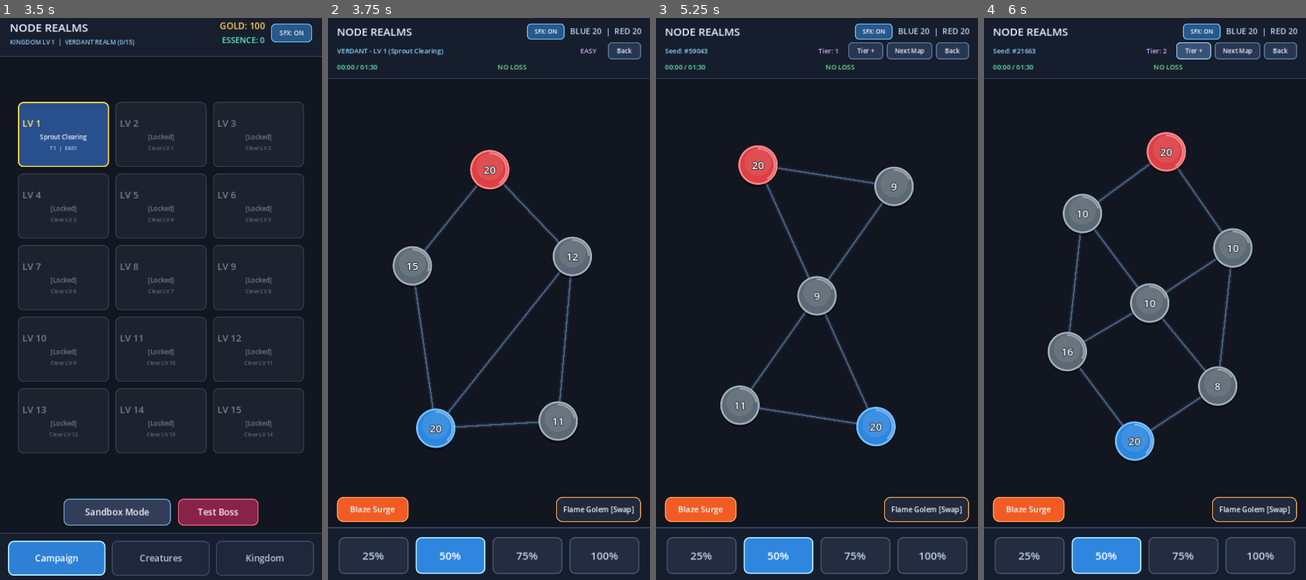
Above: before the commit, frames 1-4 (left to right).
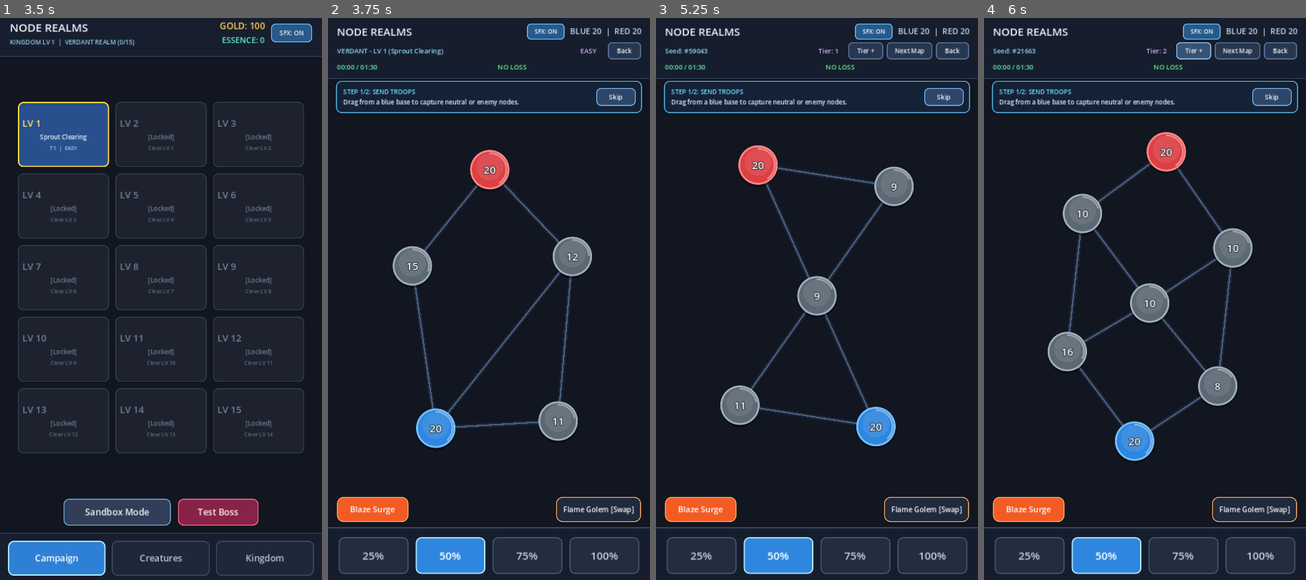
Above: after the commit, the same moments.

Repository: bohoa96tb/NodeRealms
Game: Godot game, scene res://scenes/MainHubScene.tscn
Same seed, same stepped clock (60 frames per second), same inputs: the game is played once before the commit and once after it.
Inputs (mouse positions are in pixels of both pictures, inside the frame that each line leads up to):
- Up to frame 1 (3.5 s): click "Campaign" at 0.5 s; click "Campaign" at 1.25 s; click "SFX: ON" at 2 s; click "SFX: OFF" at 2.75 s
- Up to frame 2 (3.75 s): click (392, 136) at 3.5 s
- Up to frame 3 (5.25 s): click "Back" at 4.25 s; click "Sandbox Mode" at 5 s
- Up to frame 4 (6 s): click "Tier +" at 5.75 s

Frame 1 is identical in both runs. In frame 2, 1.4% of the frame differs, in the area x 2-98%, y 11-17%; in frame 3, 1.4%; in frame 4, 1.4%.

Commit message:
feat(onboarding): add skippable first-match tutorial hints

Diff:
--- a/scenes/BattleScene.tscn
+++ b/scenes/BattleScene.tscn
@@ -76,6 +76,30 @@
 corner_radius_bottom_right = 12
 corner_radius_bottom_left = 12
 
+[sub_resource type="StyleBoxFlat" id="StyleBoxFlat_tutorial_panel"]
+bg_color = Color(0.08, 0.14, 0.23, 0.92)
+border_width_left = 2
+border_width_top = 2
+border_width_right = 2
+border_width_bottom = 2
+border_color = Color(0.36, 0.78, 0.98, 0.92)
+corner_radius_top_left = 12
+corner_radius_top_right = 12
+corner_radius_bottom_right = 12
+corner_radius_bottom_left = 12
+
+[sub_resource type="StyleBoxFlat" id="StyleBoxFlat_tutorial_skip"]
+bg_color = Color(0.18, 0.28, 0.42, 0.96)
+border_width_left = 2
+border_width_top = 2
+border_width_right = 2
+border_width_bottom = 2
+border_color = Color(0.5, 0.76, 0.96, 0.95)
+corner_radius_top_left = 10
+corner_radius_top_right = 10
+corner_radius_bottom_right = 10
+corner_radius_bottom_left = 10
+
 [node name="BattleScene" type="Node2D"]
 script = ExtResource("1_battle_manager")
 base_node_scene = ExtResource("3_base_node")
@@ -283,6 +307,68 @@
 horizontal_alignment = 1
 vertical_alignment = 1
 
+[node name="TutorialBanner" type="PanelContainer" parent="HUD/HUDRoot"]
+visible = false
+layout_mode = 1
+anchors_preset = 10
+anchor_right = 1.0
+offset_left = 18.0
+offset_top = 160.0
+offset_right = -18.0
+offset_bottom = 224.0
+grow_horizontal = 2
+mouse_filter = 2
+theme_override_styles/panel = SubResource("StyleBoxFlat_tutorial_panel")
+
+[node name="TutorialMargin" type="MarginContainer" parent="HUD/HUDRoot/TutorialBanner"]
+layout_mode = 2
+mouse_filter = 2
+theme_override_constants/margin_left = 14
+theme_override_constants/margin_top = 8
+theme_override_constants/margin_right = 12
+theme_override_constants/margin_bottom = 8
+
+[node name="TutorialRow" type="HBoxContainer" parent="HUD/HUDRoot/TutorialBanner/TutorialMargin"]
+layout_mode = 2
+mouse_filter = 2
+theme_override_constants/separation = 12
+alignment = 1
+
+[node name="TutorialVBox" type="VBoxContainer" parent="HUD/HUDRoot/TutorialBanner/TutorialMargin/TutorialRow"]
+layout_mode = 2
+size_flags_horizontal = 3
+mouse_filter = 2
+theme_override_constants/separation = 2
+alignment = 1
+
+[node name="TutorialTitleLabel" type="Label" parent="HUD/HUDRoot/TutorialBanner/TutorialMargin/TutorialRow/TutorialVBox"]
+layout_mode = 2
+mouse_filter = 2
+theme_override_colors/font_color = Color(0.45, 0.88, 1, 1)
+theme_override_font_sizes/font_size = 14
+text = "STEP 1/2: SEND TROOPS"
+
+[node name="TutorialBodyLabel" type="Label" parent="HUD/HUDRoot/TutorialBanner/TutorialMargin/TutorialRow/TutorialVBox"]
+layout_mode = 2
+mouse_filter = 2
+theme_override_colors/font_color = Color(0.92, 0.96, 1, 1)
+theme_override_font_sizes/font_size = 14
+text = "Drag from a blue base to capture neutral or enemy nodes."
+autowrap_mode = 2
+
+[node name="TutorialActionBtn" type="Button" parent="HUD/HUDRoot/TutorialBanner/TutorialMargin/TutorialRow"]
+custom_minimum_size = Vector2(88, 40)
+layout_mode = 2
+size_flags_vertical = 4
+focus_mode = 0
+mouse_filter = 0
+theme_override_colors/font_color = Color(0.95, 0.98, 1, 1)
+theme_override_font_sizes/font_size = 15
+theme_override_styles/normal = SubResource("StyleBoxFlat_tutorial_skip")
+theme_override_styles/hover = SubResource("StyleBoxFlat_tutorial_skip")
+theme_override_styles/pressed = SubResource("StyleBoxFlat_tutorial_skip")
+text = "Skip"
+
 [node name="SkillBar" type="HBoxContainer" parent="HUD/HUDRoot"]
 layout_mode = 1
 anchors_preset = 12
--- a/scripts/battle_manager.gd
+++ b/scripts/battle_manager.gd
@@ -25,6 +25,8 @@
 const BOSS_CHARGE_DURATION: float = 2.0
 const BOSS_SUMMON_TROOPS: float = 8.0
 const BOSS_SURGE_RATIO: float = 0.40
+
+enum TutorialStep { NONE, DRAG_DISPATCH, CREATURE_SKILL, PORTAL_WARP }
 
 @export var base_node_scene: PackedScene = preload("res://scenes/BaseNode.tscn")
 @export var army_group_scene: PackedScene = preload("res://scenes/ArmyGroup.tscn")
@@ -54,6 +56,10 @@
 @onready var boss_gauge_label: Label = $HUD/HUDRoot/TopBar/TopMargin/TopVBox/StatusInfoRow/BossGaugeBox/BossGaugeLabel
 @onready var boss_gauge_bar: ProgressBar = $HUD/HUDRoot/TopBar/TopMargin/TopVBox/StatusInfoRow/BossGaugeBox/BossGaugeBar
 @onready var boss_banner_label: Label = $HUD/HUDRoot/BossBannerLabel
+@onready var tutorial_banner: PanelContainer = $HUD/HUDRoot/TutorialBanner
+@onready var tutorial_title_label: Label = $HUD/HUDRoot/TutorialBanner/TutorialMargin/TutorialRow/TutorialVBox/TutorialTitleLabel
+@onready var tutorial_body_label: Label = $HUD/HUDRoot/TutorialBanner/TutorialMargin/TutorialRow/TutorialVBox/TutorialBodyLabel
+@onready var tutorial_action_btn: Button = $HUD/HUDRoot/TutorialBanner/TutorialMargin/TutorialRow/TutorialActionBtn
 
 @onready var skill_bar: HBoxContainer = $HUD/HUDRoot/SkillBar
 @onready var skill_btn: Button = $HUD/HUDRoot/SkillBar/SkillBtn
@@ -108,6 +114,11 @@
 var _game_ended: bool = false
 var _stats_refresh_timer: float = 0.0
 
+var _tutorial_step: TutorialStep = TutorialStep.NONE
+var _tutorial_has_portals: bool = false
+var _tutorial_used_skill: bool = false
+var _tutorial_tween: Tween = null
+
 var _style_btn_normal: StyleBoxFlat
 var _style_btn_active: StyleBoxFlat
 var _style_skill_ready: StyleBoxFlat
@@ -147,6 +158,10 @@
 	_refresh_creature_hud()
 
 
+func _exit_tree() -> void:
+	_kill_tutorial_tween()
+
+
 func _process(delta: float) -> void:
 	_portal_anim_time += delta
 	if not _portal_visuals.is_empty():
@@ -257,10 +272,12 @@
 	ai_diff: CampaignData.AIDifficulty = CampaignData.AIDifficulty.NORMAL
 ) -> void:
 	_cancel_drag()
+	_kill_tutorial_tween()
 	_game_ended = false
 	_stats_refresh_timer = 0.0
 	_match_elapsed_time = 0.0
 	_player_lost_base = false
+	_tutorial_used_skill = false
 	_current_ai_difficulty = ai_diff
 
 	_boss_node = null
@@ -296,6 +313,7 @@
 	var map_data: Dictionary = _map_generator.generate_map(seed_value, tier, PLAY_AREA)
 	current_seed = int(map_data["seed"])
 	current_tier = int(map_data["tier"])
+	_tutorial_has_portals = not (map_data["portal_pairs"] as Array).is_empty()
 
 	var is_boss_stage: bool = (
 		(_is_campaign_mode and bool(_current_level_info.get("is_boss", false)))
@@ -345,6 +363,7 @@
 	_update_stats_label()
 	_update_battle_readability_hud()
 	_refresh_creature_hud()
+	_init_match_tutorial()
 
 
 func spawn_army(from_node: BaseNode, to_node: BaseNode, ratio: float) -> void:
@@ -370,6 +389,7 @@
 			AudioManager.play_portal()
 		else:
 			AudioManager.play_send()
+		_on_player_army_dispatched(is_portal)
 
 	_update_stats_label()
 
@@ -761,6 +781,7 @@
 func _show_end_screen(victory: bool) -> void:
 	_game_ended = true
 	_cancel_drag()
+	_hide_tutorial_banner()
 
 	if boss_banner_label:
 		boss_banner_label.visible = false
@@ -939,6 +960,9 @@
 	if boss_banner_label:
 		boss_banner_label.offset_top = final_bar_height + 4.0
 		boss_banner_label.offset_bottom = final_bar_height + 36.0
+	if tutorial_banner:
+		tutorial_banner.offset_top = final_bar_height + 4.0
+		tutorial_banner.offset_bottom = final_bar_height + 76.0
 	if bottom_margin:
 		bottom_margin.add_theme_constant_override("margin_bottom", final_bottom_margin)
 	if bottom_bar:
@@ -1081,36 +1105,45 @@
 func _connect_hud_signals() -> void:
 	for i in range(ratio_buttons.size()):
 		var btn: Button = ratio_buttons[i]
-		btn.pressed.connect(_on_ratio_button_pressed.bind(i))
-
-	if next_level_btn:
+		var ratio_cb := _on_ratio_button_pressed.bind(i)
+		if not btn.pressed.is_connected(ratio_cb):
+			btn.pressed.connect(ratio_cb)
+
+	if next_level_btn and not next_level_btn.pressed.is_connected(_on_next_level_pressed):
 		next_level_btn.pressed.connect(_on_next_level_pressed)
-	if restart_button:
+	if restart_button and not restart_button.pressed.is_connected(_on_restart_pressed):
 		restart_button.pressed.connect(_on_restart_pressed)
-	if campaign_btn:
+	if campaign_btn and not campaign_btn.pressed.is_connected(_on_back_to_campaign_pressed):
 		campaign_btn.pressed.connect(_on_back_to_campaign_pressed)
-	if next_map_btn:
+	if next_map_btn and not next_map_btn.pressed.is_connected(_on_next_map_pressed):
 		next_map_btn.pressed.connect(_on_next_map_pressed)
-	if tier_btn:
+	if tier_btn and not tier_btn.pressed.is_connected(_on_tier_button_pressed):
 		tier_btn.pressed.connect(_on_tier_button_pressed)
-	if back_btn:
+	if back_btn and not back_btn.pressed.is_connected(_on_back_to_campaign_pressed):
 		back_btn.pressed.connect(_on_back_to_campaign_pressed)
-	if sfx_btn:
+	if sfx_btn and not sfx_btn.pressed.is_connected(_on_sfx_pressed):
 		sfx_btn.pressed.connect(_on_sfx_pressed)
-	AudioManager.sfx_toggled.connect(_on_sfx_toggled)
-	if skill_btn:
+	if not AudioManager.sfx_toggled.is_connected(_on_sfx_toggled):
+		AudioManager.sfx_toggled.connect(_on_sfx_toggled)
+	if skill_btn and not skill_btn.pressed.is_connected(_on_skill_button_pressed):
 		skill_btn.pressed.connect(_on_skill_button_pressed)
-	if switch_creature_btn:
+	if switch_creature_btn and not switch_creature_btn.pressed.is_connected(_on_switch_creature_pressed):
 		switch_creature_btn.pressed.connect(_on_switch_creature_pressed)
+	if tutorial_action_btn and not tutorial_action_btn.pressed.is_connected(_on_tutorial_action_pressed):
+		tutorial_action_btn.pressed.connect(_on_tutorial_action_pressed)
 
 
 func _connect_creature_signals() -> void:
 	if creature_manager == null:
 		return
-	creature_manager.skill_activated.connect(_on_skill_activated)
-	creature_manager.skill_ended.connect(_on_skill_ended)
-	creature_manager.cooldown_updated.connect(_on_cooldown_updated)
-	creature_manager.creature_changed.connect(_on_creature_changed)
+	if not creature_manager.skill_activated.is_connected(_on_skill_activated):
+		creature_manager.skill_activated.connect(_on_skill_activated)
+	if not creature_manager.skill_ended.is_connected(_on_skill_ended):
+		creature_manager.skill_ended.connect(_on_skill_ended)
+	if not creature_manager.cooldown_updated.is_connected(_on_cooldown_updated):
+		creature_manager.cooldown_updated.connect(_on_cooldown_updated)
+	if not creature_manager.creature_changed.is_connected(_on_creature_changed):
+		creature_manager.creature_changed.connect(_on_creature_changed)
 
 
 func _refresh_sfx_button() -> void:
@@ -1202,9 +1235,11 @@
 
 func _on_skill_activated(_creature: Dictionary) -> void:
 	_skill_blink_time = 0.0
+	_tutorial_used_skill = true
 	AudioManager.play_skill()
 	_update_stats_label()
 	_refresh_creature_hud()
+	_on_player_skill_used()
 
 
 func _on_skill_ended(_creature: Dictionary) -> void:
@@ -1281,4 +1316,107 @@
 
 
 func _on_back_to_campaign_pressed() -> void:
+	_kill_tutorial_tween()
 	get_tree().change_scene_to_file(CAMPAIGN_SCENE_PATH)
+
+
+func _init_match_tutorial() -> void:
+	if _game_ended:
+		_hide_tutorial_banner()
+		return
+	if not SaveManager.is_tutorial_completed():
+		_set_tutorial_step(TutorialStep.DRAG_DISPATCH)
+	elif _tutorial_has_portals and not SaveManager.is_portal_hint_seen():
+		_set_tutorial_step(TutorialStep.PORTAL_WARP)
+	else:
+		_hide_tutorial_banner()
+
+
+func _on_player_army_dispatched(is_portal: bool) -> void:
+	if _game_ended:
+		return
+	if _tutorial_step == TutorialStep.DRAG_DISPATCH:
+		if _tutorial_used_skill:
+			SaveManager.set_tutorial_completed(true)
+			_advance_to_portal_or_finish()
+		else:
+			_set_tutorial_step(TutorialStep.CREATURE_SKILL)
+	elif _tutorial_step == TutorialStep.PORTAL_WARP and is_portal:
+		SaveManager.set_portal_hint_seen(true)
+		_hide_tutorial_banner()
+
+
+func _on_player_skill_used() -> void:
+	if _game_ended:
+		return
+	if _tutorial_step == TutorialStep.CREATURE_SKILL:
+		SaveManager.set_tutorial_completed(true)
+		_advance_to_portal_or_finish()
+
+
+func _advance_to_portal_or_finish() -> void:
+	if _tutorial_has_portals and not SaveManager.is_portal_hint_seen():
+		_set_tutorial_step(TutorialStep.PORTAL_WARP)
+	else:
+		_hide_tutorial_banner()
+
+
+func _on_tutorial_action_pressed() -> void:
+	if _tutorial_step == TutorialStep.PORTAL_WARP:
+		SaveManager.set_portal_hint_seen(true)
+	else:
+		SaveManager.complete_all_tutorials()
+	_hide_tutorial_banner()
+
+
+func _set_tutorial_step(step: TutorialStep) -> void:
+	_tutorial_step = step
+	if step == TutorialStep.NONE or _game_ended:
+		_hide_tutorial_banner()
+		return
+
+	if tutorial_banner == null:
+		return
+
+	match step:
+		TutorialStep.DRAG_DISPATCH:
+			if tutorial_title_label:
+				tutorial_title_label.text = "STEP 1/2: SEND TROOPS"
+			if tutorial_body_label:
+				tutorial_body_label.text = "Drag from a blue base to capture neutral or enemy nodes."
+			if tutorial_action_btn:
+				tutorial_action_btn.text = "Skip"
+		TutorialStep.CREATURE_SKILL:
+			if tutorial_title_label:
+				tutorial_title_label.text = "STEP 2/2: CREATURE SKILL"
+			if tutorial_body_label:
+				tutorial_body_label.text = "Tap your Creature Skill button below to boost your army!"
+			if tutorial_action_btn:
+				tutorial_action_btn.text = "Skip"
+		TutorialStep.PORTAL_WARP:
+			if tutorial_title_label:
+				tutorial_title_label.text = "TIP: PORTAL WARP"
+			if tutorial_body_label:
+				tutorial_body_label.text = "Drag across dashed cyan portals to send troops at 1.8x speed!"
+			if tutorial_action_btn:
+				tutorial_action_btn.text = "Got it"
+
+	_kill_tutorial_tween()
+	tutorial_banner.modulate.a = 0.0
+	tutorial_banner.visible = true
+	_tutorial_tween = create_tween()
+	_tutorial_tween.tween_property(tutorial_banner, "modulate:a", 1.0, 0.18)
+
+
+func _hide_tutorial_banner() -> void:
+	_tutorial_step = TutorialStep.NONE
+	_kill_tutorial_tween()
+	if tutorial_banner:
+		tutorial_banner.visible = false
+		tutorial_banner.modulate.a = 1.0
+
+
+func _kill_tutorial_tween() -> void:
+	if _tutorial_tween != null and _tutorial_tween.is_valid():
+		_tutorial_tween.kill()
+	_tutorial_tween = null
--- a/scripts/save_manager.gd
+++ b/scripts/save_manager.gd
@@ -92,6 +92,38 @@
 	if not (data.get("settings") is Dictionary):
 		data["settings"] = {}
 	data["settings"]["sfx_enabled"] = enabled
+	save_game()
+
+
+func is_tutorial_completed() -> bool:
+	var settings: Dictionary = data.get("settings", {})
+	return bool(settings.get("tutorial_completed", false))
+
+
+func set_tutorial_completed(completed: bool) -> void:
+	if not (data.get("settings") is Dictionary):
+		data["settings"] = {}
+	data["settings"]["tutorial_completed"] = completed
+	save_game()
+
+
+func is_portal_hint_seen() -> bool:
+	var settings: Dictionary = data.get("settings", {})
+	return bool(settings.get("portal_hint_seen", false))
+
+
+func set_portal_hint_seen(seen: bool) -> void:
+	if not (data.get("settings") is Dictionary):
+		data["settings"] = {}
+	data["settings"]["portal_hint_seen"] = seen
+	save_game()
+
+
+func complete_all_tutorials() -> void:
+	if not (data.get("settings") is Dictionary):
+		data["settings"] = {}
+	data["settings"]["tutorial_completed"] = true
+	data["settings"]["portal_hint_seen"] = true
 	save_game()
 
 
@@ -321,6 +353,8 @@
 	if loaded.get("settings") is Dictionary:
 		var st: Dictionary = loaded["settings"]
 		result["settings"]["sfx_enabled"] = bool(st.get("sfx_enabled", true))
+		result["settings"]["tutorial_completed"] = bool(st.get("tutorial_completed", false))
+		result["settings"]["portal_hint_seen"] = bool(st.get("portal_hint_seen", false))
 
 	return result
 
@@ -366,5 +400,7 @@
 		},
 		"settings": {
 			"sfx_enabled": true,
+			"tutorial_completed": false,
+			"portal_hint_seen": false,
 		},
 	}
Not shown: 1 places in scenes/BattleScene.tscn that only renumber resources
Not shown, changed: STATUS.md
